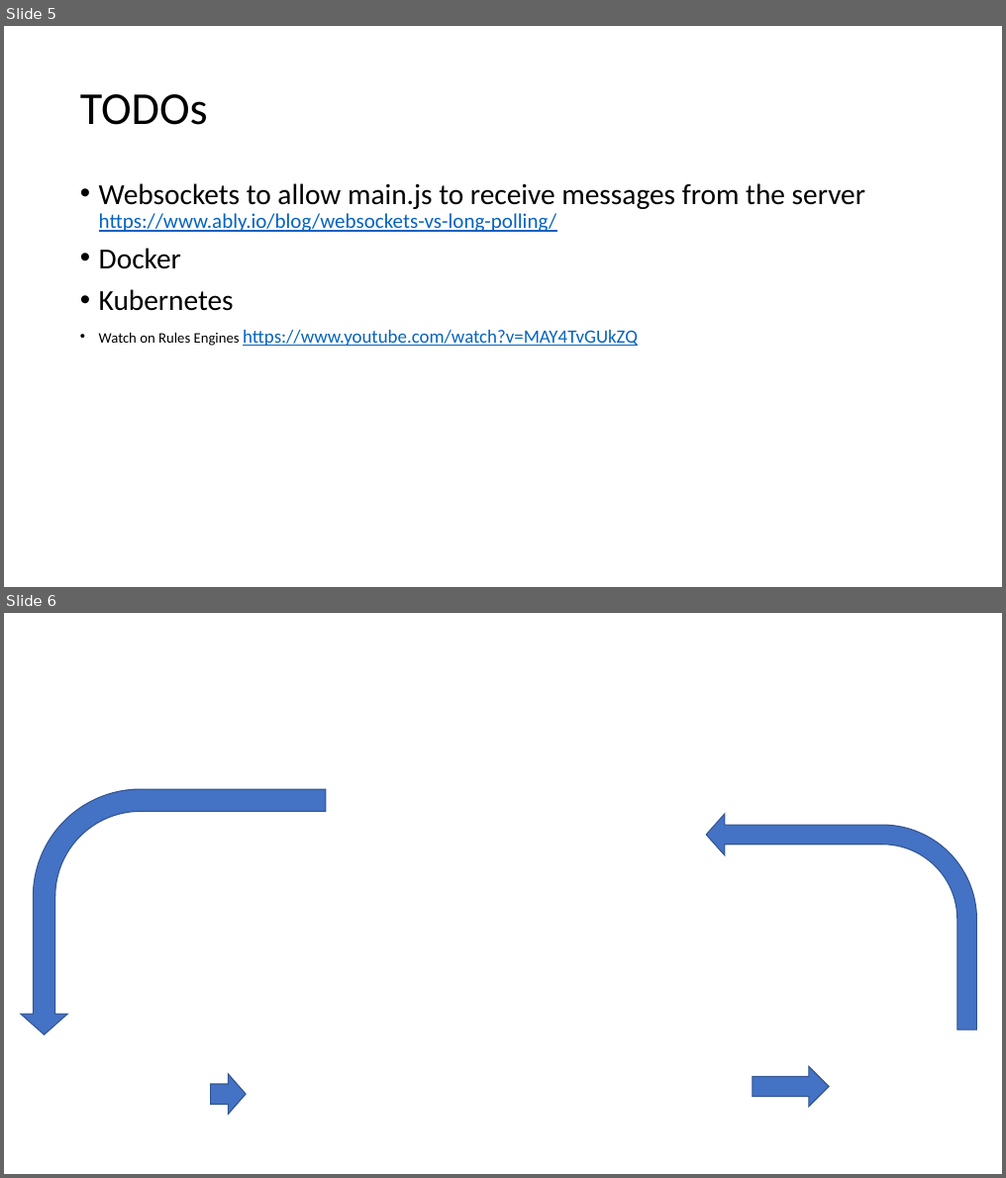
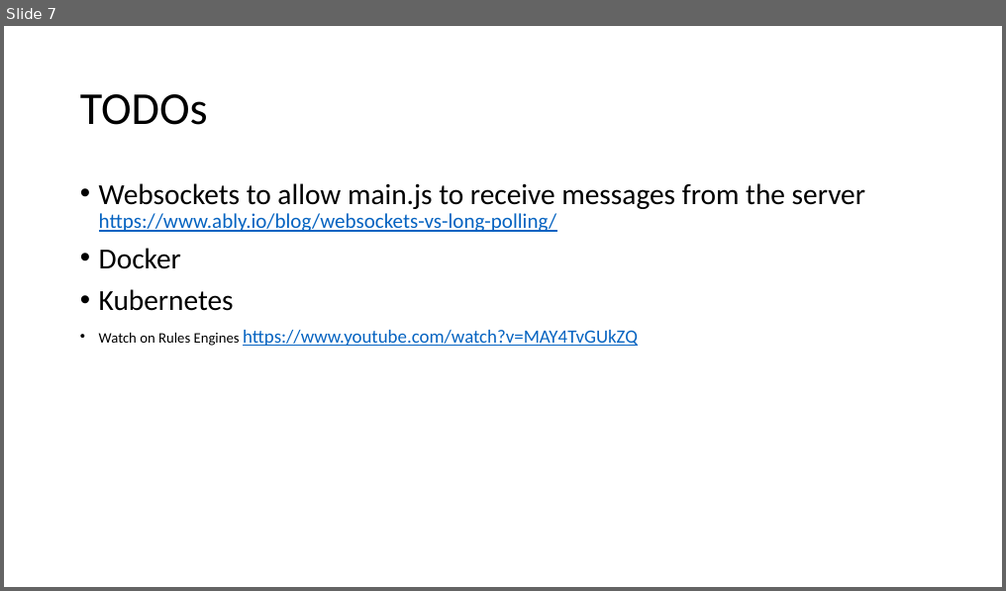
Before and after one commit to caqu/dynamic-sequence, a slide deck: public/documentation/sources/Hum.pptx. Shown one above the other, each under a label of ours: slides 5 and 6 before the commit, slide 7 after it. The pictures are 1006x1178 and 1006x591 pixels, drawn with LibreOffice and Linux fonts; fonts in the diff are those of the drawing; background and template pictures are left out. Boxes give left, top, right and bottom in pixels: in the first picture for what was removed or moved away, otherwise in the second. Text is boxed around its words. In the diff, an @@ line names an element or a change of style, - is before the commit and + after.

```diff
--- a/public/documentation/sources/Hum.pptx
+++ b/public/documentation/sources/Hum.pptx
@@ slide 6 removed at [4, 613, 1002, 1174], background picture (left out) @@
@@ bent arrow removed at [21, 789, 326, 1035] @@
@@ bent arrow removed at [706, 814, 976, 1031] @@
@@ down arrow removed at [211, 1074, 247, 1115] @@
@@ down arrow removed at [752, 1066, 829, 1107] @@
@@ what was slide 5 is now slide 7 @@
```
Also in this commit, not shown: 1 slide changed, 3 slides added.
